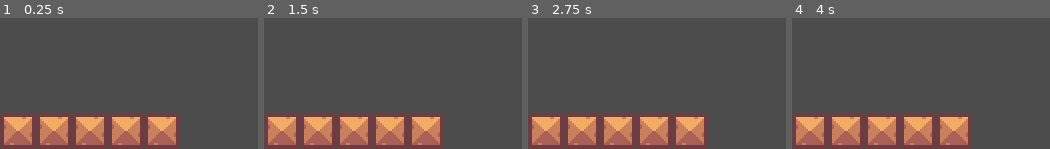
Above: before the commit, frames 1-4 (left to right).
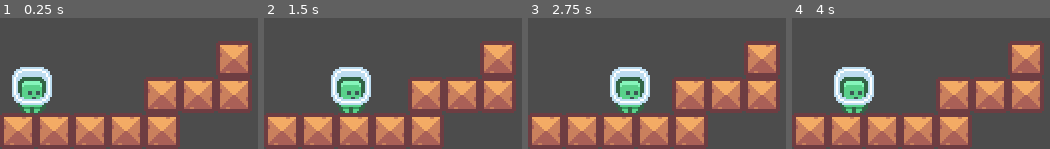
Above: after the commit, the same moments.

Repository: zmtprofile/Godot_Pixel_Platformer
Game: Godot game, scene res://WorldScenes/World.tscn
Two runs of this game, one before a commit and one after it. Both use one fixed random seed, a clock stepped at 60 frames per second and the inputs below.
Inputs:
- Up to frame 1 (0.25 s): no input
- Up to frame 2 (1.5 s): tap Enter at 0.5 s; hold Right (ui_right) 0.53-1.28 s; hold Left (ui_left) from 1.28 s (still down)
- Up to frame 3 (2.75 s): release Left (ui_left) at 2.03 s; hold Right (ui_right) from 2.03 s (still down)
- Up to frame 4 (4 s): release Right (ui_right) at 2.78 s; hold Up (ui_up) 2.78-3.53 s; hold Left (ui_left) from 3.53 s (still down)

The runs differ from the first frame. In frame 1, 20% of the frame differs, in the area x 4-98%, y 17-73%; in frame 2, 20%; in frame 3, 20%; in frame 4, 20%.

Commit message:
create player + physic + control and add to world

Diff:
--- a/Block.tscn
+++ b/Block.tscn
@@ -3,7 +3,7 @@
 [ext_resource path="res://kenney_pixelplatformer/Tilemap/tiles_packed.png" type="Texture" id=1]
 
 [sub_resource type="RectangleShape2D" id=1]
-extents = Vector2( 8, 8 )
+extents = Vector2( 9, 9 )
 
 [node name="Block" type="StaticBody2D"]
 
--- /dev/null
+++ b/Player.gd
@@ -0,0 +1,20 @@
+extends KinematicBody2D
+
+var velocity = Vector2.ZERO
+
+func _ready():
+	pass # Replace with function body.
+
+func _physics_process(delta):
+	velocity.y += 4
+	if Input.is_action_pressed("ui_right"):
+		velocity.x = 50
+	elif Input.is_action_pressed("ui_left"):
+		velocity.x = -50
+	else:
+		velocity.x = 0
+
+	if Input.is_action_just_pressed("ui_up"):
+		velocity.y = -100
+
+	velocity = move_and_slide(velocity)
--- /dev/null
+++ b/Player.tscn
@@ -0,0 +1,31 @@
+[gd_scene load_steps=6 format=2]
+
+[ext_resource path="res://kenney_pixelplatformer/Tilemap/characters_packed.png" type="Texture" id=1]
+[ext_resource path="res://Player.gd" type="Script" id=2]
+
+[sub_resource type="RectangleShape2D" id=1]
+extents = Vector2( 8, 11.5 )
+
+[sub_resource type="AtlasTexture" id=2]
+atlas = ExtResource( 1 )
+region = Rect2( 0, 0, 24, 24 )
+
+[sub_resource type="SpriteFrames" id=3]
+animations = [ {
+"frames": [ SubResource( 2 ) ],
+"loop": true,
+"name": "Idle",
+"speed": 5.0
+} ]
+
+[node name="Player" type="KinematicBody2D"]
+script = ExtResource( 2 )
+
+[node name="CollisionShape2D" type="CollisionShape2D" parent="."]
+position = Vector2( 0, 0.5 )
+shape = SubResource( 1 )
+
+[node name="AnimatedSprite" type="AnimatedSprite" parent="."]
+frames = SubResource( 3 )
+animation = "Idle"
+flip_h = true
--- a/WorldScenes/World.tscn
+++ b/WorldScenes/World.tscn
@@ -1,15 +1,19 @@
-[gd_scene load_steps=2 format=2]
+[gd_scene load_steps=3 format=2]
 
 [ext_resource path="res://Block.tscn" type="PackedScene" id=1]
+[ext_resource path="res://Player.tscn" type="PackedScene" id=2]
 
 [node name="World" type="Node2D"]
+
+[node name="Player" parent="." instance=ExtResource( 2 )]
+position = Vector2( 16, 150 )
+
+[node name="Block" parent="." instance=ExtResource( 1 )]
+position = Vector2( 27, 171 )
 
 [node name="Block2" parent="." instance=ExtResource( 1 )]
 position = Vector2( 9, 171 )
 rotation = 0.0157467
-
-[node name="Block" parent="." instance=ExtResource( 1 )]
-position = Vector2( 27, 171 )
 
 [node name="Block3" parent="." instance=ExtResource( 1 )]
 position = Vector2( 45, 171 )
@@ -19,3 +23,15 @@
 
 [node name="Block5" parent="." instance=ExtResource( 1 )]
 position = Vector2( 81, 171 )
+
+[node name="Block6" parent="." instance=ExtResource( 1 )]
+position = Vector2( 81, 153 )
+
+[node name="Block7" parent="." instance=ExtResource( 1 )]
+position = Vector2( 99, 153 )
+
+[node name="Block8" parent="." instance=ExtResource( 1 )]
+position = Vector2( 117, 153 )
+
+[node name="Block9" parent="." instance=ExtResource( 1 )]
+position = Vector2( 117, 135 )
